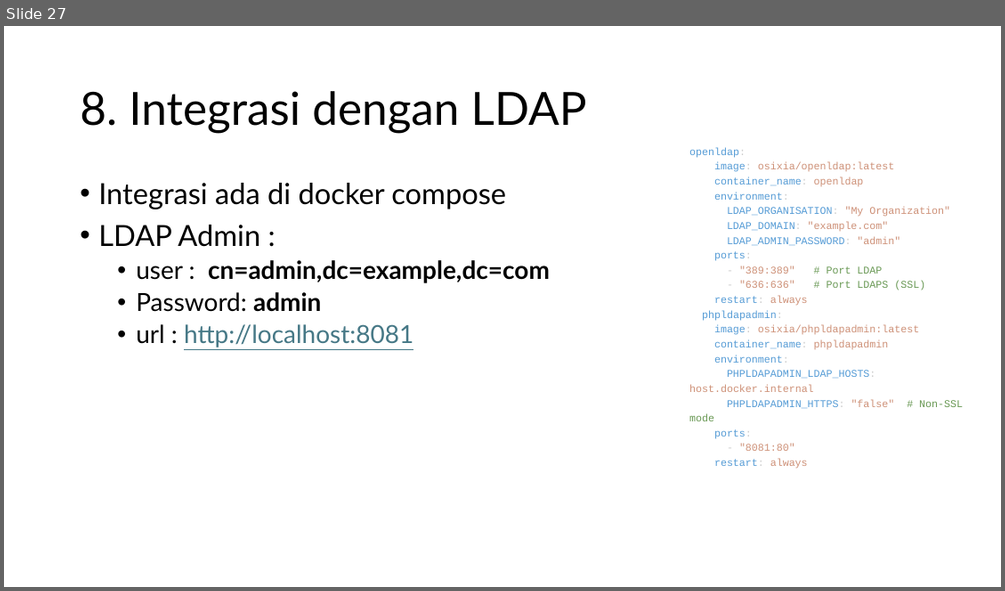
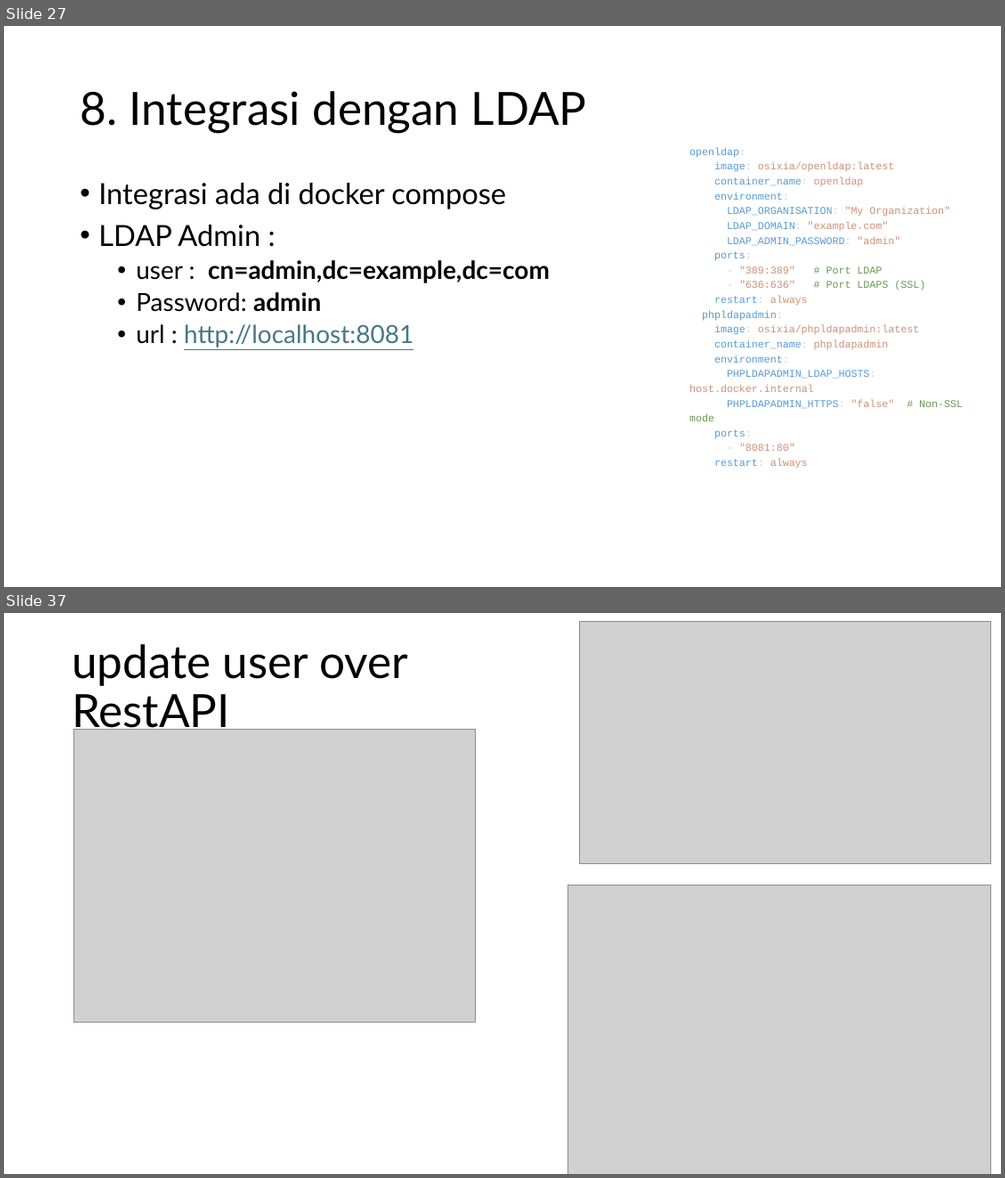
Before and after one commit to koharudin/sso-brin-compose, a slide deck: docs/sso.pptx. Shown one above the other, each under a label of ours: slide 27 before the commit, slides 27 and 37 after it; the slides between them are not shown. The pictures are 1005x591 and 1005x1178 pixels, drawn with LibreOffice and Linux fonts; fonts in the diff are those of the drawing; grey boxes stand for pictures. Boxes give left, top, right and bottom in pixels: in the first picture for what was removed or moved away, otherwise in the second. Text is boxed around its words. In the diff, an @@ line names an element or a change of style, - is before the commit and + after.

```diff
--- a/docs/sso.pptx
+++ b/docs/sso.pptx
@@ slide 37 added at box(4, 613, 1001, 1174), background #FFFFFF @@
@@ picture added at box(580, 621, 990, 863) @@
@@ title added at box(72, 644, 409, 736), 44 pt, text #000000 @@
+update user over RestAPI
@@ picture added at box(74, 729, 475, 1022) @@
@@ picture added at box(568, 885, 990, 1174) @@
```
Also in this commit, not shown: 15 other slides added.
